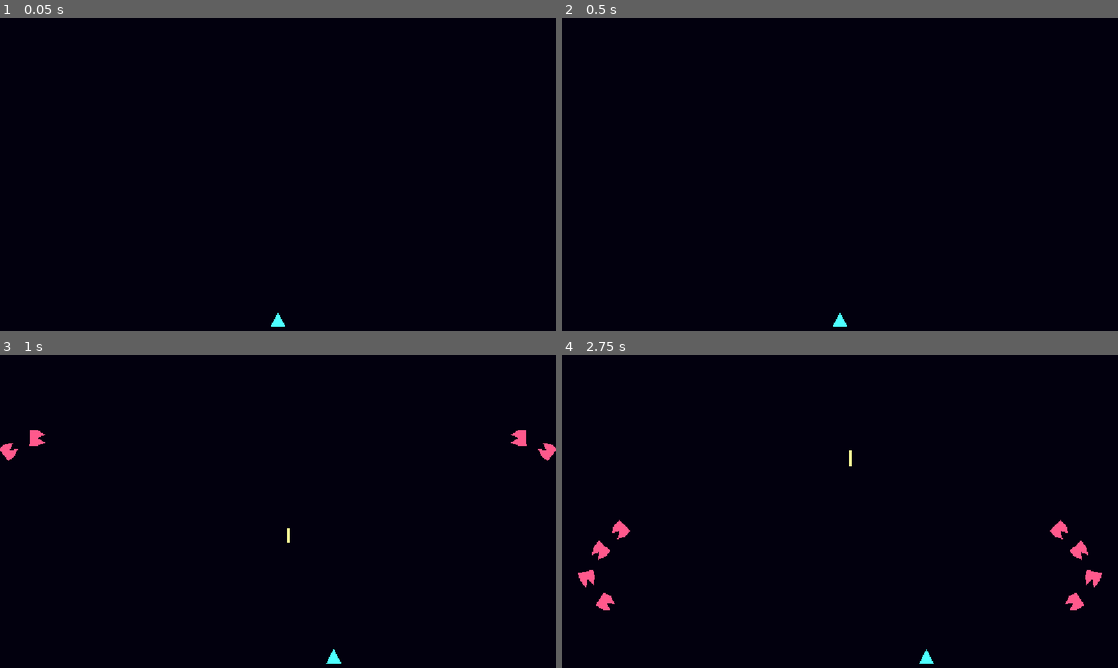
Above: before the commit, frames 1-4 (two rows, left to right).
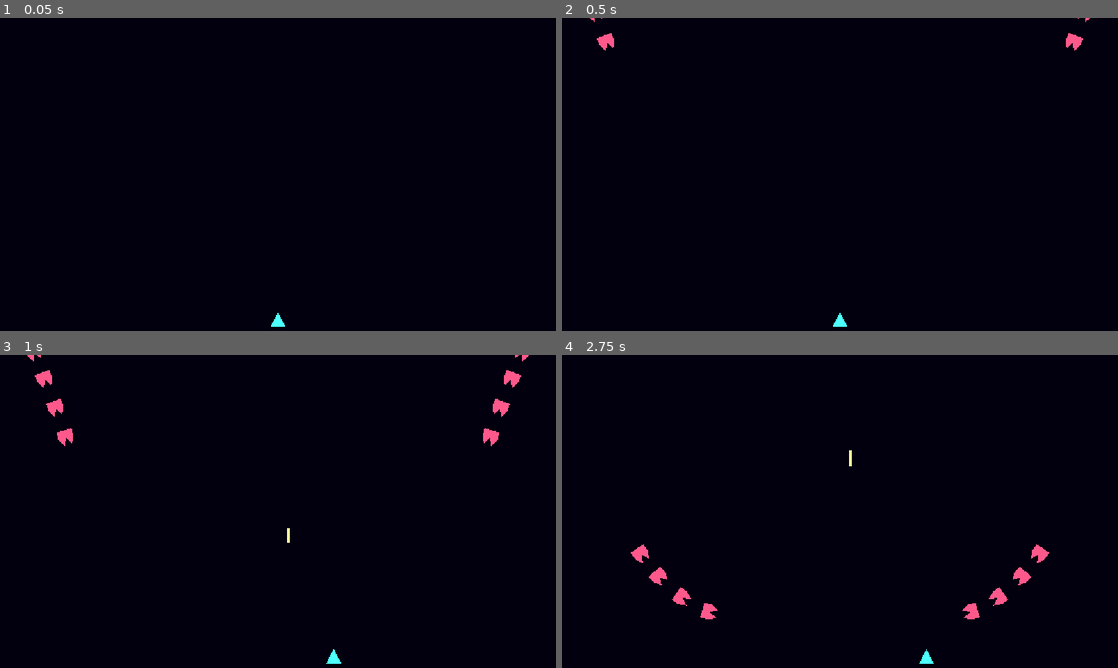
Above: after the commit, the same moments.

Repository: devbernardolopes/pew-pew-bubblegum
Game: Godot game, scene res://scenes/universe.tscn
Same seed, same stepped clock (60 frames per second), same inputs: the game is played once before the commit and once after it.
Inputs:
- Up to frame 1 (0.05 s): no input
- Up to frame 2 (0.5 s): no input
- Up to frame 3 (1 s): hold Right (right) from 0.53 s (still down); tap X (fire) at 0.6 s
- Up to frame 4 (2.75 s): release Right (right) at 1.28 s; hold Left (left) 1.28-2.03 s; tap X (fire) at 1.35, 2.1 s; hold Right (right) from 2.03 s (still down)

Frame 1 is identical in both runs. In frame 2, 0.2% of the frame differs, in the area x 5-95%, y 0-11%; in frame 3, 1.1%; in frame 4, 1.7%, in the area x 2-98%, y 52-85%.

Commit message:
new helper static function to get the game size from the project settings

Diff:
--- a/scenes/universe.tscn
+++ b/scenes/universe.tscn
@@ -12,12 +12,6 @@
 [ext_resource type="Resource" uid="uid://chjbpqj05soja" path="res://resources/projectiles/hero_bullet.tres" id="9_bullet"]
 [ext_resource type="Curve2D" uid="uid://e73jc7qpl2mv" path="res://resources/curves/dive_left.tres" id="10_dive"]
 [ext_resource type="Script" uid="uid://b81te8tub8bg" path="res://scripts/dive_director.gd" id="11_director"]
-
-[sub_resource type="Curve2D" id="Curve2D_yb76g"]
-_data = {
-"points": PackedVector2Array(0, 0, 0, 0, -96, 344, 0, 0, 0, 0, -40, 264, -61.226006, -25.289001, 61.226006, 25.289001, 96, 176, 35.937004, -65.219, -35.937004, 65.219, 160, 312, -22.627, -47.916004, 22.627, 47.916004, 56, 472, -63.888004, -9.317, 63.888004, 9.317, 192, 544, -24.628323, 52.800137, 24.628323, -52.800137, 328, 480, -51.909004, 21.296001, 51.909004, -21.296001, 344, 328, -54.114845, -29.856466, 54.114845, 29.856466, 512, 336, -9.317, -54.571003, 9.317, 54.571003, 576, 424, 50.233746, -6.6406565, -50.233746, 6.6406565, 504, 544, 0, 0, 0, 0, 192, 456, 0, 0, 0, 0, 416, 120)
-}
-point_count = 13
 
 [node name="Universe" type="Node2D" unique_id=2088113174]
 script = ExtResource("5_univ")
@@ -34,13 +28,11 @@
 points = PackedVector2Array(576, 0, 576, 648)
 width = 1.0
 
-[node name="EntryPath" type="Path2D" parent="." unique_id=257252879]
-curve = SubResource("Curve2D_yb76g")
-
-[node name="EntryPath2" type="Path2D" parent="." unique_id=501823377]
+[node name="EntryPath" type="Path2D" parent="." unique_id=501823377]
 curve = ExtResource("7_curve")
 
 [node name="DivePath" type="Path2D" parent="." unique_id=1203745611]
+position = Vector2(24, 64)
 curve = ExtResource("10_dive")
 
 [node name="DiveDirector" type="Node" parent="." unique_id=1705528934]
--- a/scripts/dive_director.gd
+++ b/scripts/dive_director.gd
@@ -68,4 +68,4 @@
 	var entity: Entity = brain.get_parent() as Entity
 	if entity == null:
 		return false
-	return entity.global_position.x > get_viewport().get_visible_rect().size.x / 2.0
+	return entity.global_position.x > Helpers.get_game_width() / 2.0
--- a/scripts/entity.gd
+++ b/scripts/entity.gd
@@ -97,7 +97,7 @@
 
 func _center_entity() -> void:
 	# The editor viewport is not the game viewport, so read the project setting.
-	var viewport_width: float = float(ProjectSettings.get_setting(&"display/window/size/viewport_width"))
+	var viewport_width: float = Helpers.get_game_width()
 	position.x = viewport_width / 2.0
 
 
--- a/scripts/foe_brain.gd
+++ b/scripts/foe_brain.gd
@@ -86,7 +86,7 @@
 		state = State.SETTLING
 		return
 	if mirror:
-		var viewport_width: float = get_viewport().get_visible_rect().size.x
+		var viewport_width: float = Helpers.get_game_width()
 		_xform = Transform2D(Vector2(-1, 0), Vector2(0, 1), Vector2(viewport_width, 0))
 	_entity.global_position = _xform * _curve.sample_baked(0.0, true)
 
@@ -173,9 +173,13 @@
 
 func _warn_if_dive_ends_on_screen() -> void:
 	var end: Vector2 = _dive_xform * _dive_curve.sample_baked(_dive_curve.get_baked_length(), true)
-	var bottom: float = get_viewport().get_visible_rect().size.y
+	# The editor viewport is not the game viewport, so read the project setting.
+	#var bottom: float = get_viewport().get_visible_rect().size.y
+	var bottom: float = float(ProjectSettings.get_setting(&"display/window/size/viewport_height"))
+
 	if end.y < bottom + Helpers.ENTITY_HALF_WIDTH * _entity.scale_aux:
-		push_warning("FoeBrain.dive(): the dive curve ends too high, the foe will pop back above the screen.")
+		push_warning("FoeBrain.dive(): the dive curve ends too high (",
+				end.y, "), the foe will pop back above the screen (", bottom, ").")
 
 
 func _get_speed() -> float:
--- a/scripts/statics/helpers.gd
+++ b/scripts/statics/helpers.gd
@@ -66,3 +66,20 @@
 		VISUAL.BULLET:
 			return BULLET_POLYGON
 	return result
+
+
+static func get_game_size() -> Vector2:
+	# The editor viewport is not the game viewport, so read the project setting.
+	var x: float = float(ProjectSettings.get_setting(&"display/window/size/viewport_width"))
+	var y: float = float(ProjectSettings.get_setting(&"display/window/size/viewport_height"))
+	return Vector2(x, y)
+
+
+static func get_game_width() -> float:
+	# The editor viewport is not the game viewport, so read the project setting.
+	return get_game_size().x
+
+
+static func get_game_height() -> float:
+	# The editor viewport is not the game viewport, so read the project setting.
+	return get_game_size().y
